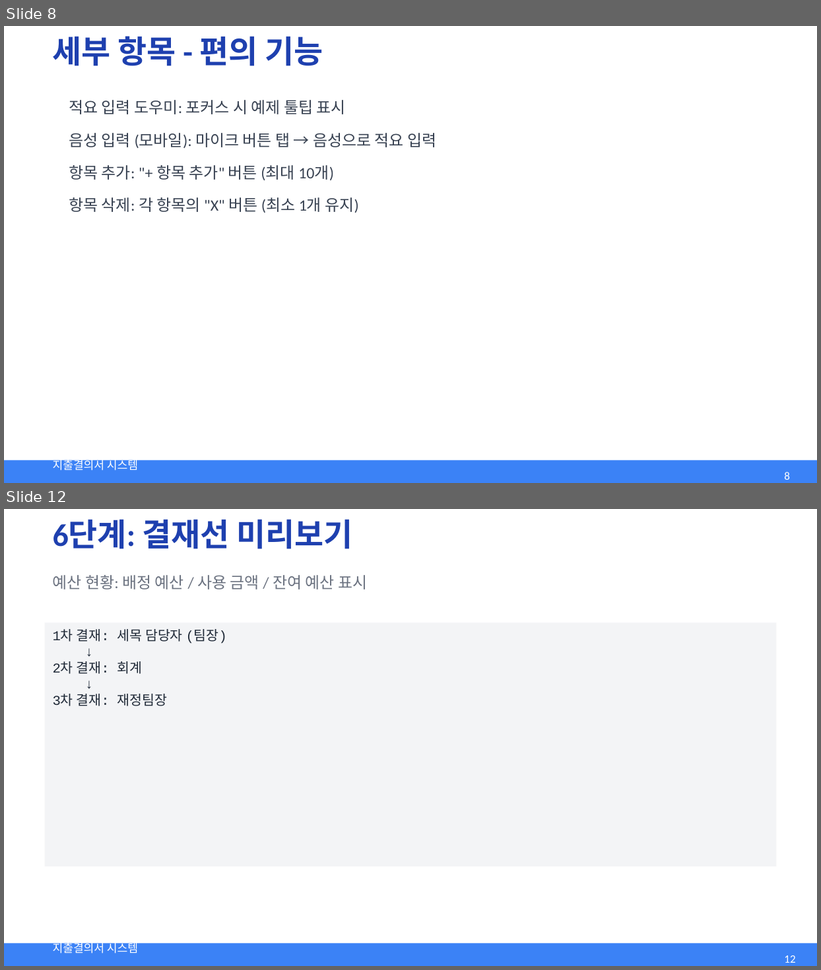
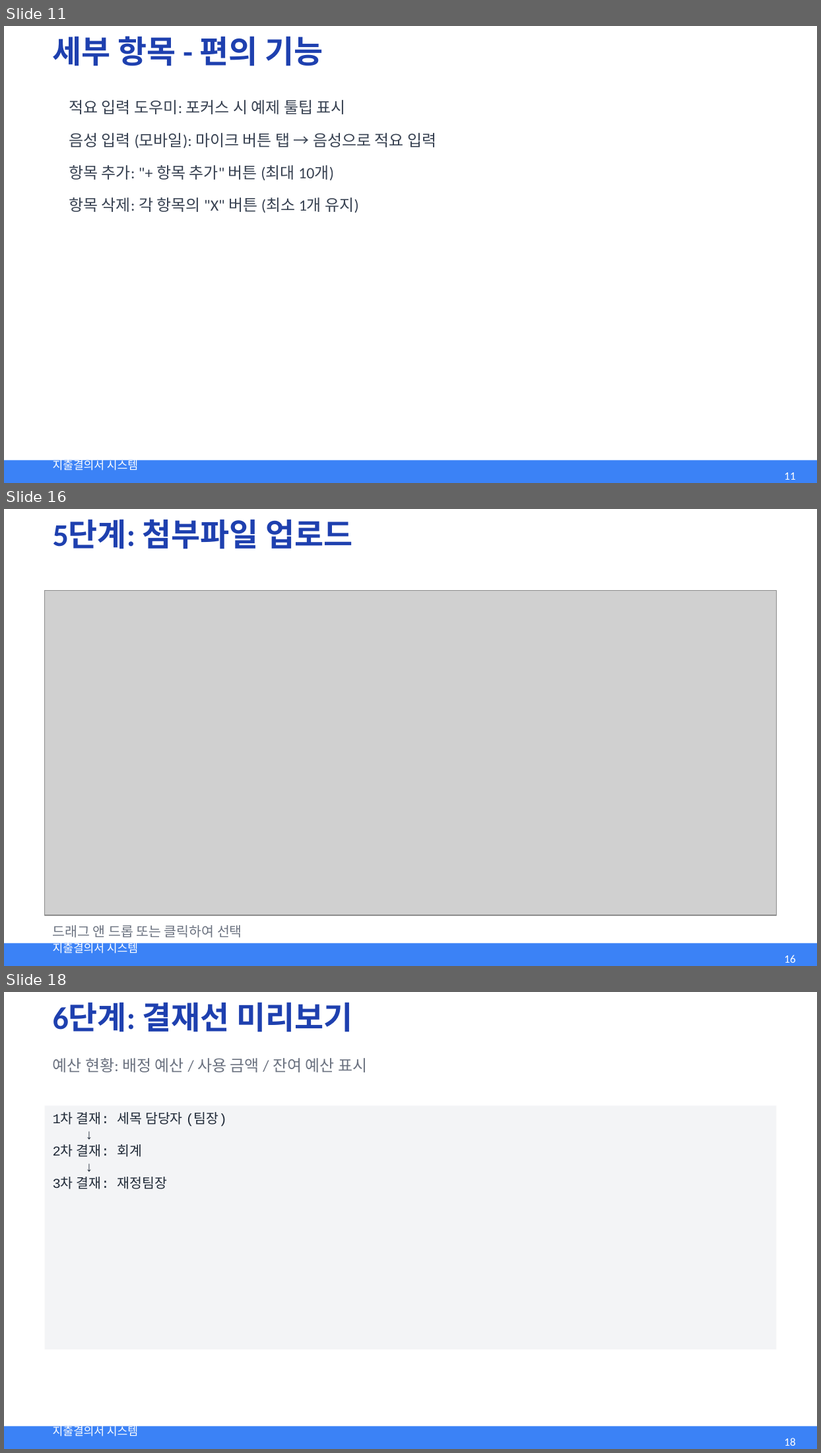
Before and after one commit to can1001/expense-saas, a slide deck: docs/user-guide/presentations/01-expense-guide.pptx. Shown one above the other, each under a label of ours: slides 8 and 12 before the commit, slides 11, 16 and 18 after it; the slides between them are not shown. The pictures are 821x970 and 821x1453 pixels, drawn with LibreOffice and Linux fonts; fonts in the diff are those of the drawing; grey boxes stand for pictures. Boxes give left, top, right and bottom in pixels: in the first picture for what was removed or moved away, otherwise in the second. Text is boxed around its words. In the diff, an @@ line names an element or a change of style, - is before the commit and + after.

```diff
--- a/docs/user-guide/presentations/01-expense-guide.pptx
+++ b/docs/user-guide/presentations/01-expense-guide.pptx
@@ slide 16 added at (x1=4, y1=509, x2=817, y2=966), background #FFFFFF; not listed: 2 template elements that a slide beside it also shows @@
@@ text added at (x1=53, y1=519, x2=353, y2=549), 28 pt, text #1E40AF, bold @@
+5단계: 첨부파일 업로드
@@ picture added at (x1=45, y1=590, x2=776, y2=916) @@
@@ text added at (x1=53, y1=925, x2=242, y2=938), 12 pt, text #6B7280 @@
+드래그 앤 드롭 또는 클릭하여 선택
@@ page number added at (x1=784, y1=955, x2=795, y2=963), 10 pt, text #FFFFFF @@
+16
@@ what was slide 8 is now slide 11 @@
@@ page number at (x1=784, y1=473, x2=795, y2=480): text changed @@
-8
+11
@@ what was slide 12 is now slide 18 @@
@@ page number at (x1=784, y1=1438, x2=795, y2=1446): text changed @@
-12
+18
```
Also in this commit, not shown: 6 slides changed, 6 other slides added, 5 other files.
